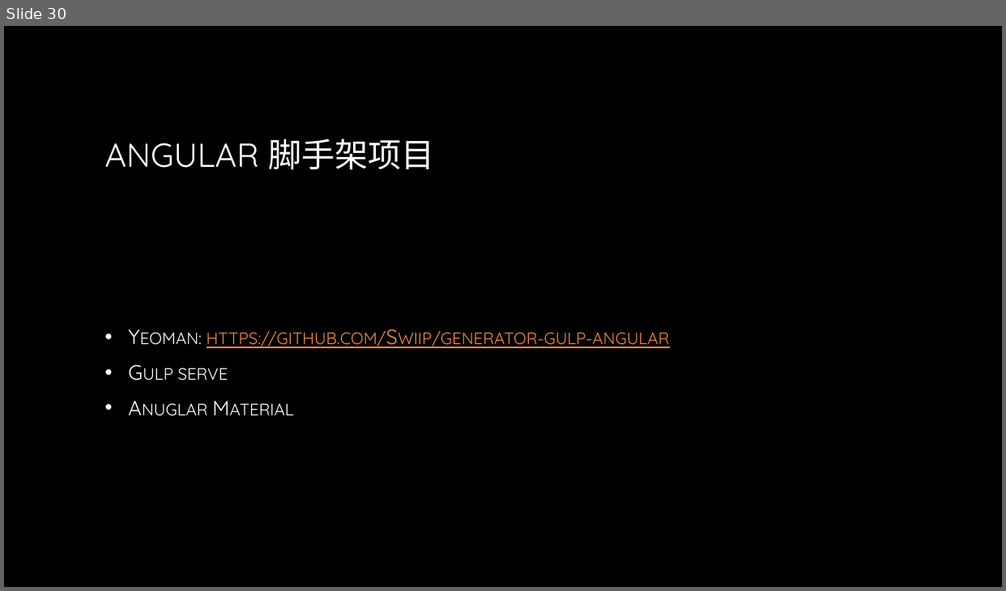
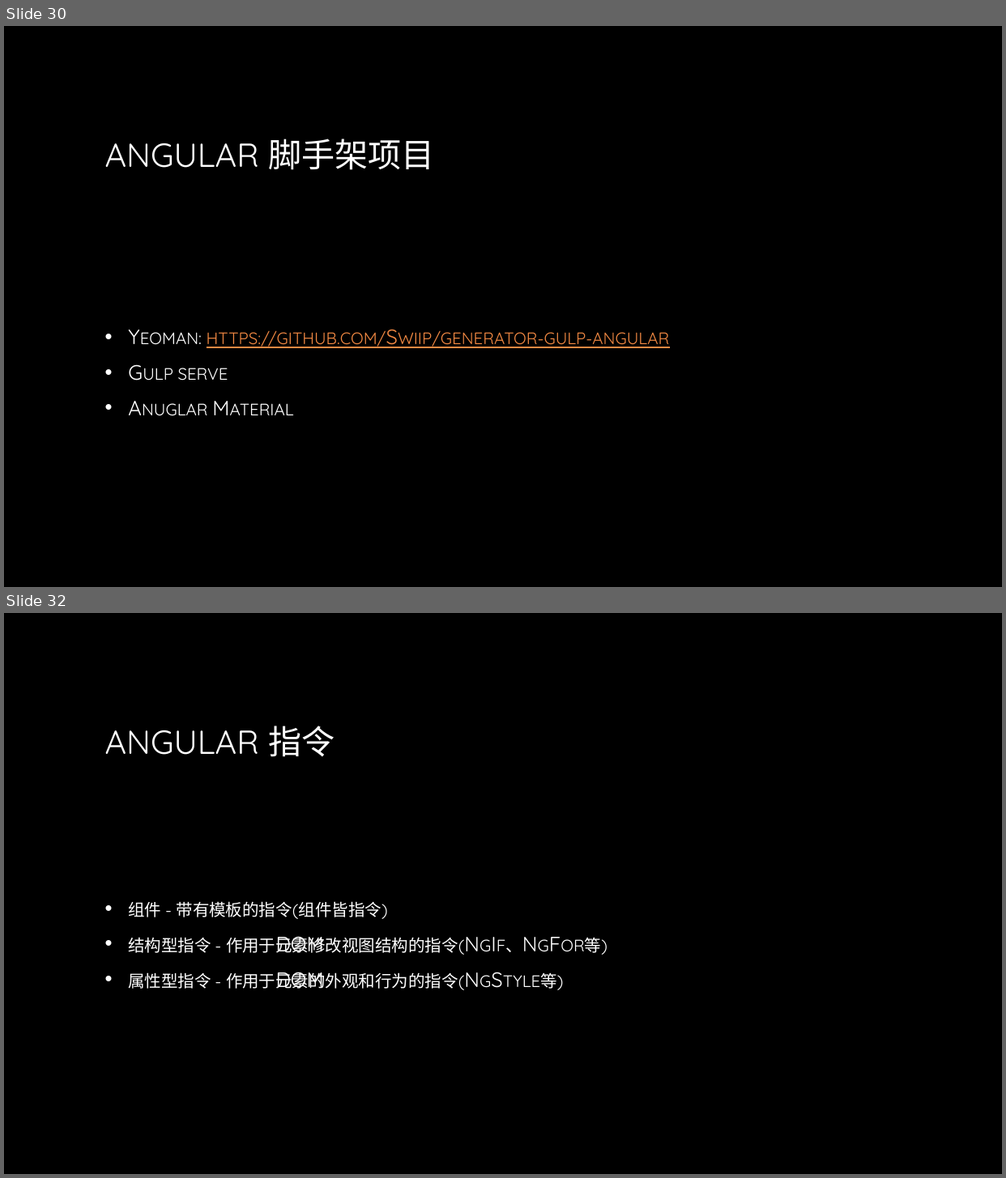
Before and after one commit to lee813/ECVFrontend, a slide deck: 前端课程.pptx. Shown one above the other, each under a label of ours: slide 30 before the commit, slides 30 and 32 after it; the slides between them are not shown. The pictures are 1006x591 and 1006x1178 pixels, drawn with LibreOffice and Linux fonts; fonts in the diff are those of the drawing; background and template pictures are left out. Boxes give left, top, right and bottom in pixels: in the first picture for what was removed or moved away, otherwise in the second. Text is boxed around its words. In the diff, an @@ line names an element or a change of style, - is before the commit and + after.

```diff
--- a/前端课程.pptx
+++ b/前端课程.pptx
@@ slide 32 added at (x1=4, y1=613, x2=1002, y2=1174), background picture (left out) @@
@@ title added at (x1=105, y1=726, x2=334, y2=757), 32 pt, text gradient #FFFFFF to #A6A6A6 @@
+ANGULAR 指令
@@ text added at (x1=128, y1=901, x2=522, y2=989), 20 pt, text gradient #FFFFFF to #BFBFBF, small capitals @@
+• 组件 - 带有模板的指令(组件皆指令)
+• 结构型指令 - 作用于DOM元素修改视图结构的指令(NgIf、NgFor等)
+• 属性型指令 - 作用于DOM元素的外观和行为的指令(NgStyle等)
```
Also in this commit, not shown: 5 other slides added, 1 other file.
